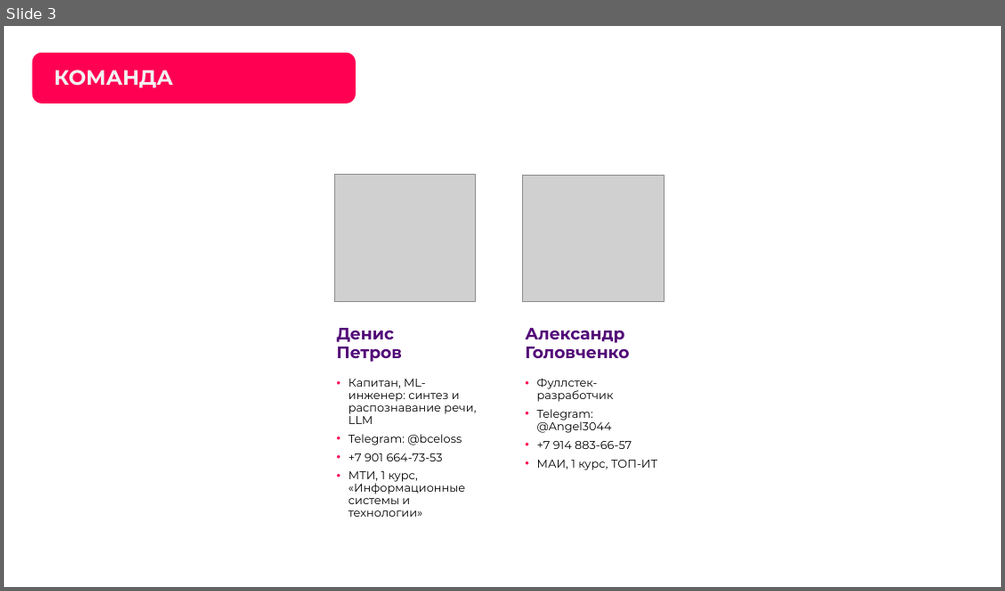
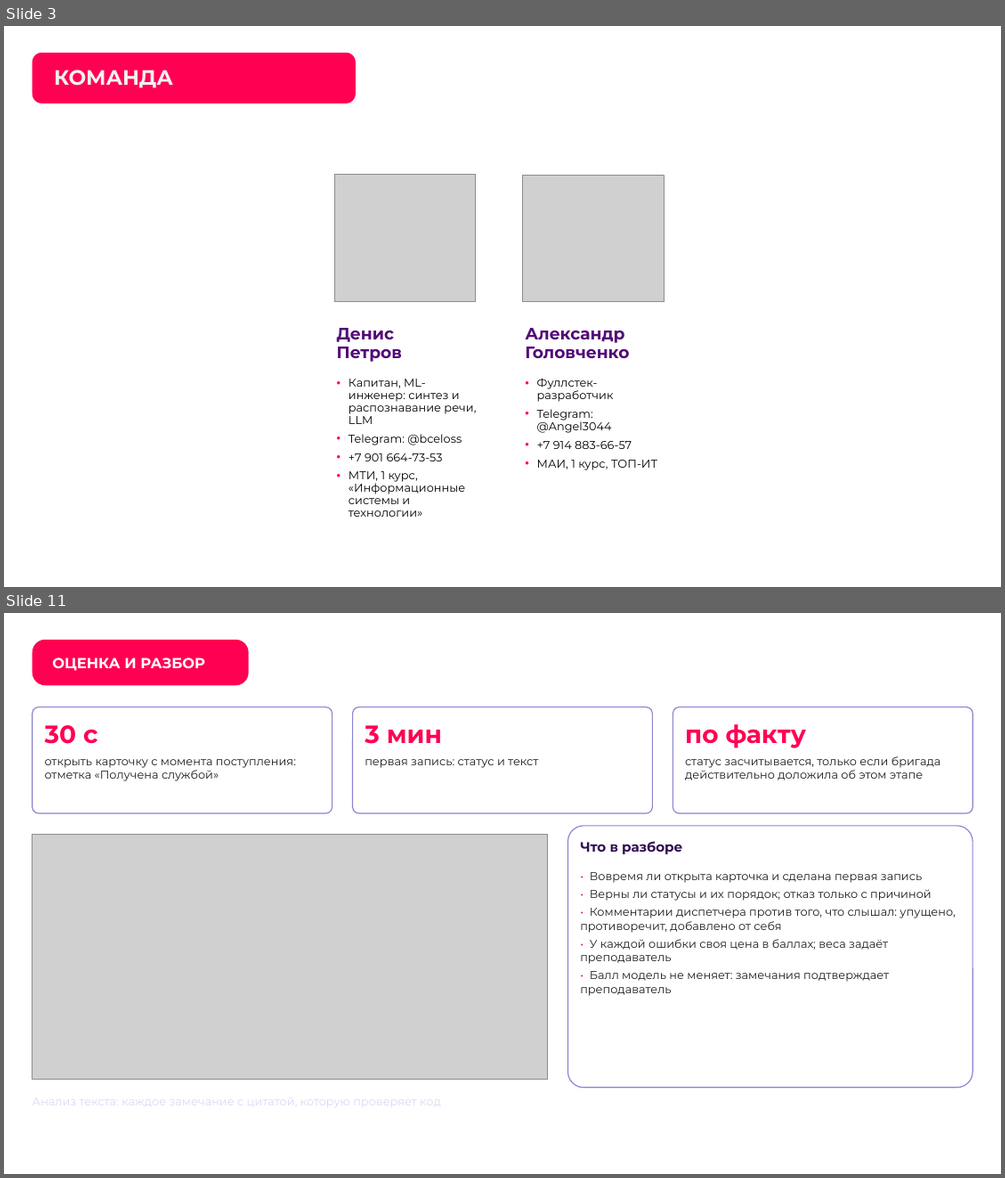
Before and after one commit to Den4ikAI/arm112-trainer_final, a slide deck: docs/презентация.pptx. Shown one above the other, each under a label of ours: slide 3 before the commit, slides 3 and 11 after it; the slides between them are not shown. The pictures are 1005x591 and 1005x1178 pixels, drawn with LibreOffice and Linux fonts; fonts in the diff are those of the drawing; grey boxes stand for pictures; background and template pictures are left out. Boxes give left, top, right and bottom in pixels: in the first picture for what was removed or moved away, otherwise in the second. Text is boxed around its words. In the diff, an @@ line names an element or a change of style, - is before the commit and + after.

Commit message:
Презентация финала: тренажёр диспетчера ДДС — 17 слайдов, обязательный блок шаблона

```diff
--- a/docs/презентация.pptx
+++ b/docs/презентация.pptx
@@ slide 11 added at (4,613,1001,1174), background picture (left out) @@
@@ rounded rectangle added at (32,639,249,685), fill #FF0053, 14 pt, text #FFFFFF, bold @@
+ОЦЕНКА И РАЗБОР
@@ rounded rectangle added at (32,707,332,813), fill #FFFFFF, outline #8A83D1 1 pt @@
@@ rounded rectangle added at (353,707,652,813), fill #FFFFFF, outline #8A83D1 1 pt @@
@@ rounded rectangle added at (673,707,973,813), fill #FFFFFF, outline #8A83D1 1 pt @@
@@ text added at (45,725,98,744), 24 pt, text #FF0053, bold @@
+30 с
@@ text added at (364,725,442,744), 24 pt, text #FF0053, bold @@
+3 мин
@@ text added at (685,724,807,748), 24 pt, text #FF0053, bold @@
+по факту
@@ text added at (45,759,296,781), 11 pt, text #1C1D22 @@
+открыть карточку с момента поступления: отметка «Получена службой»
@@ text added at (364,759,538,768), 11 pt, text #1C1D22 @@
+первая запись: статус и текст
@@ text added at (685,756,941,780), 11 pt, text #1C1D22 @@
+статус засчитывается, только если бригада действительно доложила об этом этапе
@@ rounded rectangle added at (568,826,972,1087), fill #FFFFFF, outline #8A83D1 1 pt @@
@@ picture added at (32,835,548,1078) @@
@@ text added at (580,841,682,854), 13 pt, text #310F53, bold @@
+Что в разборе
@@ text added at (580,872,955,996), 11 pt, text #1C1D22 @@
+• Вовремя ли открыта карточка и сделана первая запись
+• Верны ли статусы и их порядок; отказ только с причиной
+• Комментарии диспетчера против того, что слышал: упущено, противоречит, добавлено от себя
+• У каждой ошибки своя цена в баллах; веса задаёт преподаватель
+• Балл модель не меняет: замечания подтверждает преподаватель
@@ text added at (32,1091,548,1116), 11 pt, text #DDD8F5 @@
+Анализ текста: каждое замечание с цитатой, которую проверяет код
```
Also in this commit, not shown: 5 slides changed, 10 other slides added, 21 slides removed, 15 other files.
